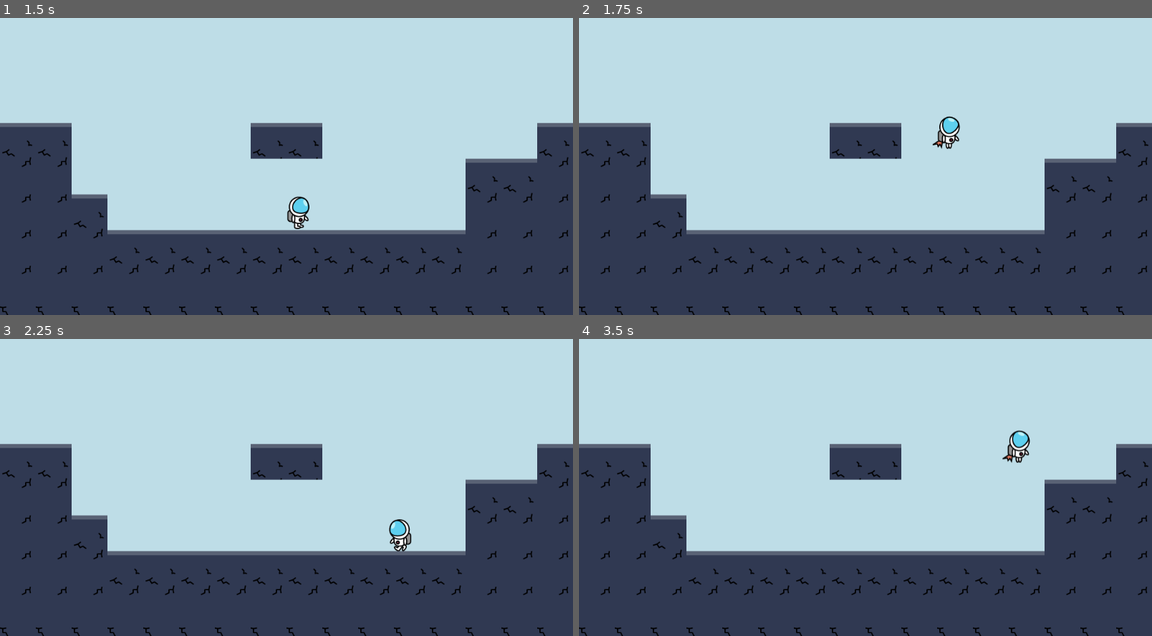
Above: before the commit, frames 1-4 (two rows, left to right).
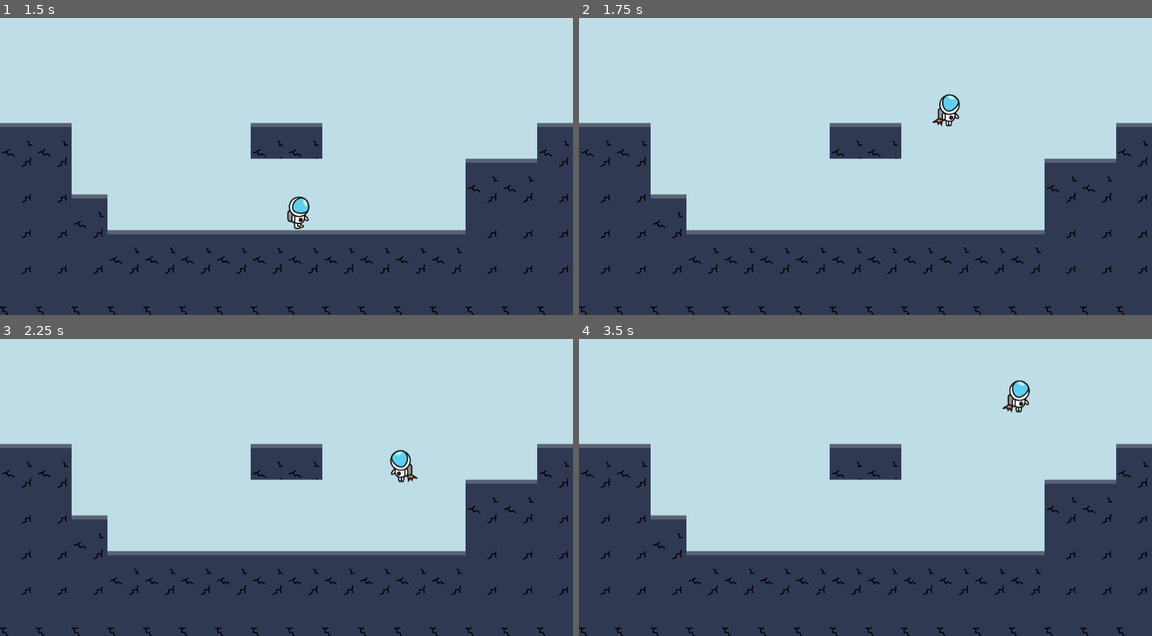
Above: after the commit, the same moments.

Repository: anyu/space-escape
Game: Godot game, scene res://scenes/World.tscn
Same seed, same stepped clock (60 frames per second), same inputs: the game is played once before the commit and once after it. Before the commit the project starts from res://World.tscn.
Inputs:
- Up to frame 1 (1.5 s): tap Enter at 0.5 s; hold D (move_right) from 0.53 s (still down); tap Space (jump) at 0.77 s
- Up to frame 2 (1.75 s): keep holding D (move_right); tap Space (jump) at 1.52 s
- Up to frame 3 (2.25 s): release D (move_right) at 2.03 s; hold A (move_left) from 2.03 s (still down)
- Up to frame 4 (3.5 s): release A (move_left) at 2.78 s; hold D (move_right) from 2.78 s (still down); tap Space (jump) at 3.02 s

Frame 1 is identical in both runs. In frame 2, 0.6% of the frame differs, in the area x 61-67%, y 25-45%; in frame 3, 0.7%; in frame 4, 0.7%, in the area x 73-79%, y 13-42%.

Commit message:
organize directories

Diff:
--- a/project.godot
+++ b/project.godot
@@ -11,7 +11,7 @@
 [application]
 
 config/name="untitled-platformer-game"
-run/main_scene="res://World.tscn"
+run/main_scene="res://scenes/World.tscn"
 config/icon="res://icon.png"
 
 [global]
@@ -55,4 +55,3 @@
 vram_compression/import_etc=true
 vram_compression/import_etc2=false
 environment/default_clear_color=Color( 0.745098, 0.866667, 0.905882, 1 )
-environment/default_environment="res://default_env.tres"
--- a/Player.tscn
+++ b/scenes/Player.tscn
@@ -1,7 +1,7 @@
 [gd_scene load_steps=9 format=2]
 
 [ext_resource path="res://images/player_spritesheet.png" type="Texture" id=1]
-[ext_resource path="res://Player.gd" type="Script" id=2]
+[ext_resource path="res://scripts/Player.gd" type="Script" id=2]
 
 [sub_resource type="RectangleShape2D" id=1]
 extents = Vector2( 20, 24 )
--- a/World.tscn
+++ b/scenes/World.tscn
@@ -1,7 +1,7 @@
 [gd_scene load_steps=3 format=2]
 
-[ext_resource path="res://tiles.tres" type="TileSet" id=1]
-[ext_resource path="res://Player.tscn" type="PackedScene" id=2]
+[ext_resource path="res://tilesets/tiles.tres" type="TileSet" id=1]
+[ext_resource path="res://scenes/Player.tscn" type="PackedScene" id=2]
 
 [node name="World" type="Node2D"]
 
--- a/Player.gd
+++ b/scripts/Player.gd
@@ -1,7 +1,7 @@
 extends KinematicBody2D
 
 const MOVE_SPEED = 500
-const JUMP_FORCE = 1000
+const JUMP_FORCE = 1200
 const GRAVITY = 50
 const MAX_FALL_SPEED = 1000
 
Renamed: Tiles.tscn -> scenes/Tiles.tscn
Renamed: default_env.tres -> tilesets/default_env.tres
Renamed: tiles.tres -> tilesets/tiles.tres
Not shown, removed: tiles.ai
